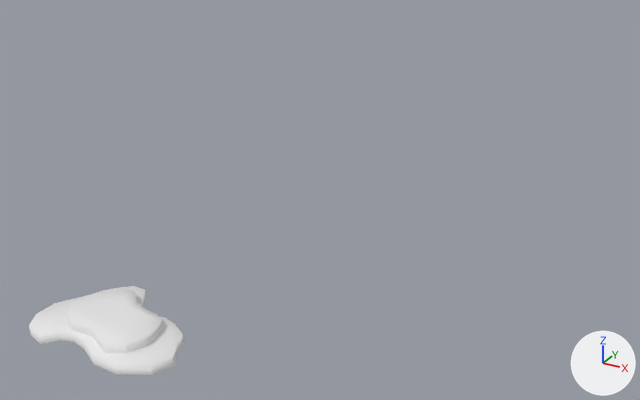
The FBX model Assets/Environment/Meadows/SM_ME_Hill_04.fbx as it was, and as the next commit left it.
Before and after are seen from a 50 mm camera at (5.1, -22.27, 9.85) aimed at (-3.61, -6.45, 1.94). The lights are fixed; the arrows at lower right show +X, +Y and +Z. Materials are left out; every surface is plain grey.
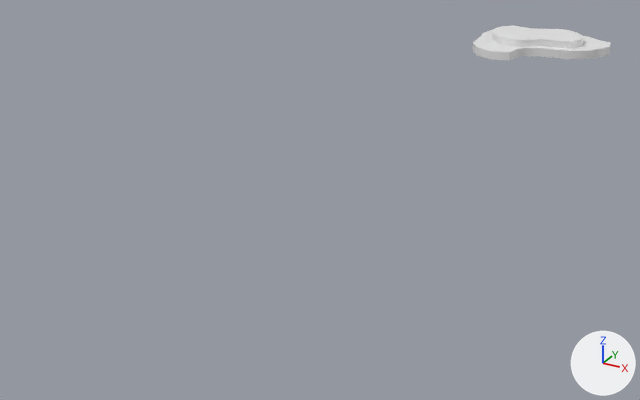
Boxes [x1, y1, x2, y2] around the edits, measured in the pictures (640 x 400 px):
'pCube449', shading changed, moved, turned
    before: [29, 286, 184, 375]
    after: [472, 25, 611, 61]

What the commit changed:
me_mesh has 130 vertices, 126 faces and spans x -170.0..168.0, y 0.0..37.0, z -123.0..124.0.
me_mesh is used by ob_pcube449; location (-5.65, -10.88, 0.38); rotation (1.571, 0.0, 0.0), in degrees (90, 0, 0); scale (0.01, 0.01, 0.01).
me_mesh part 1: edges marked sharp go from 46 to 82.
Object 'pCube449' (ob_pcube449) moves from (-5.65, -10.88, 0.38) to (-0.69, -0.57, 4.45).
Object 'pCube449' (ob_pcube449) turns from (90, 0, 0) to (90, 0, 35) degrees about x, y and z.
